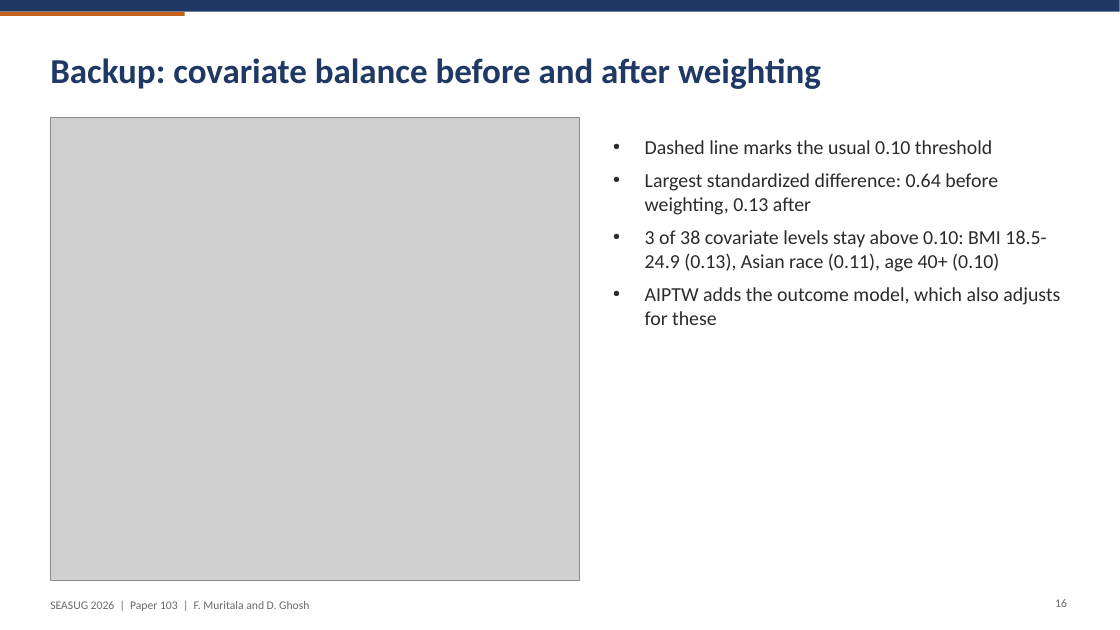
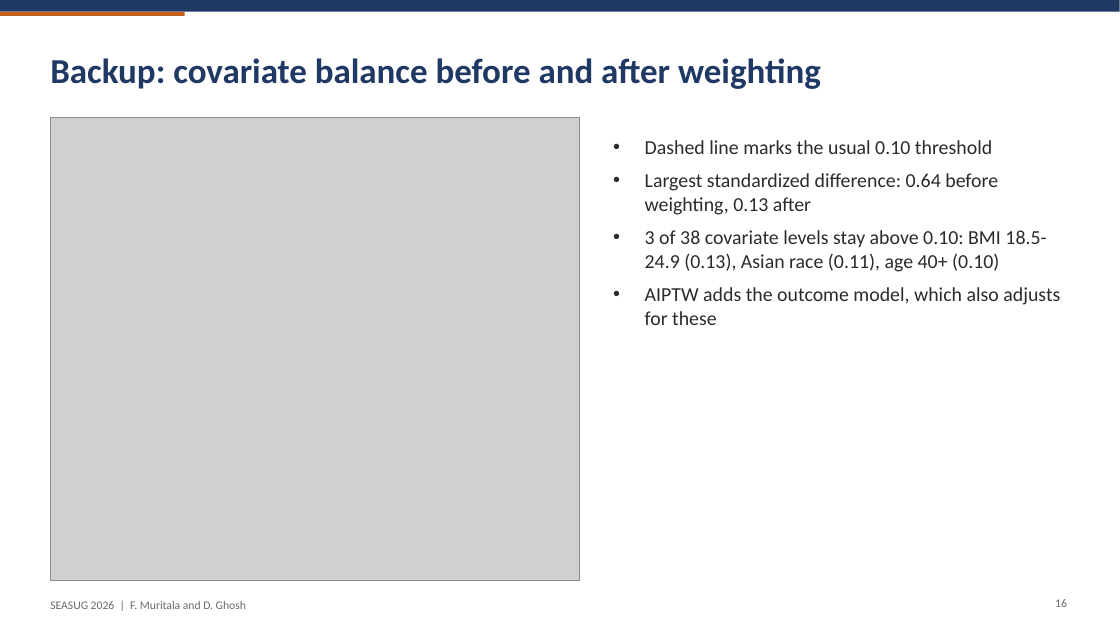
Before and after one commit to fmurital/Causal-Inference-, a slide deck: slide 16 of slides/SEASUG2026_Slides_Muritala_Ghosh.pptx. Drawn at 1120x630 pixels with LibreOffice and Linux fonts; fonts in the diff are those of the drawing; grey boxes stand for pictures. Boxes give left, top, right and bottom in pixels: in the first picture for what was removed or moved away, otherwise in the second. Text is boxed around its words. In the diff, an @@ line names an element or a change of style, - is before the commit and + after.

Commit message:
Final SEASUG 2026 materials: impersonal paper typeset in LaTeX, updated slides, README and figure fix

```diff
--- a/slides/SEASUG2026_Slides_Muritala_Ghosh.pptx
+++ b/slides/SEASUG2026_Slides_Muritala_Ghosh.pptx
@@ text at (50,601,246,609): text changed @@
-SEASUG 2026 | Paper 103 | F. Muritala and D. Ghosh
+SEASUG 2026 | F. Muritala and D. Ghosh
```
Also in this commit, not shown: 14 other slides changed, 15 other files.
